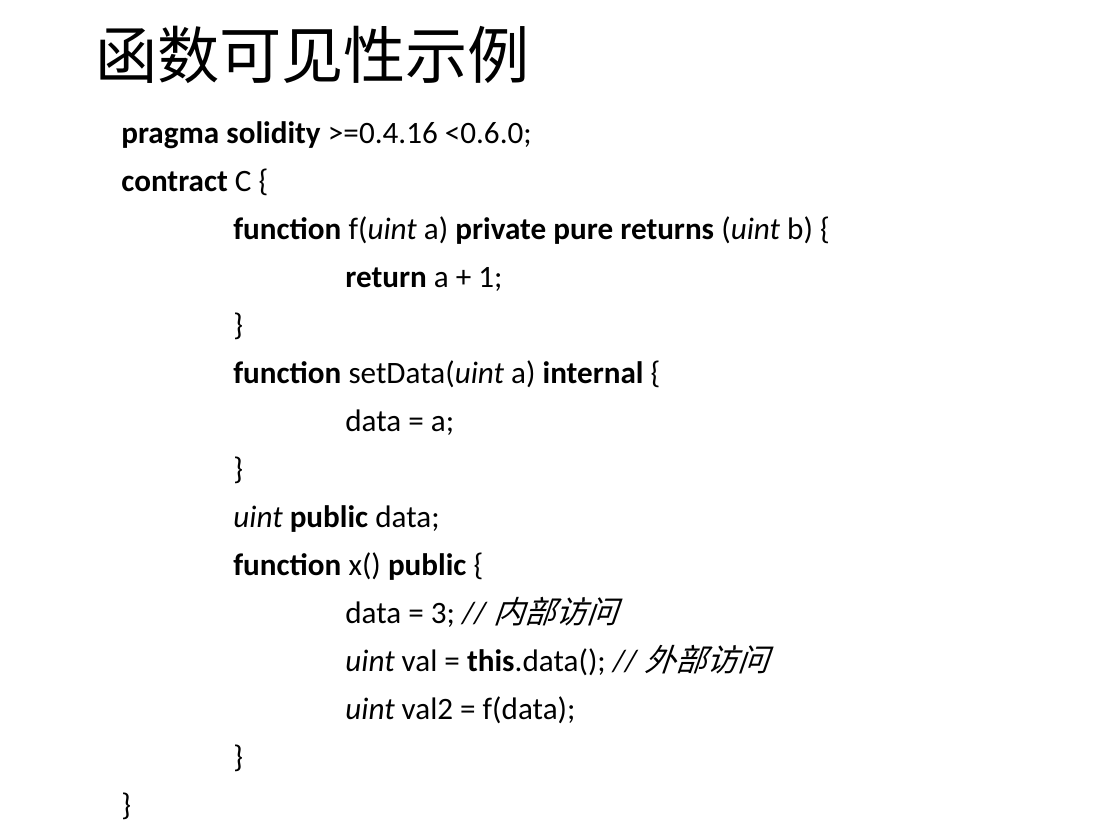
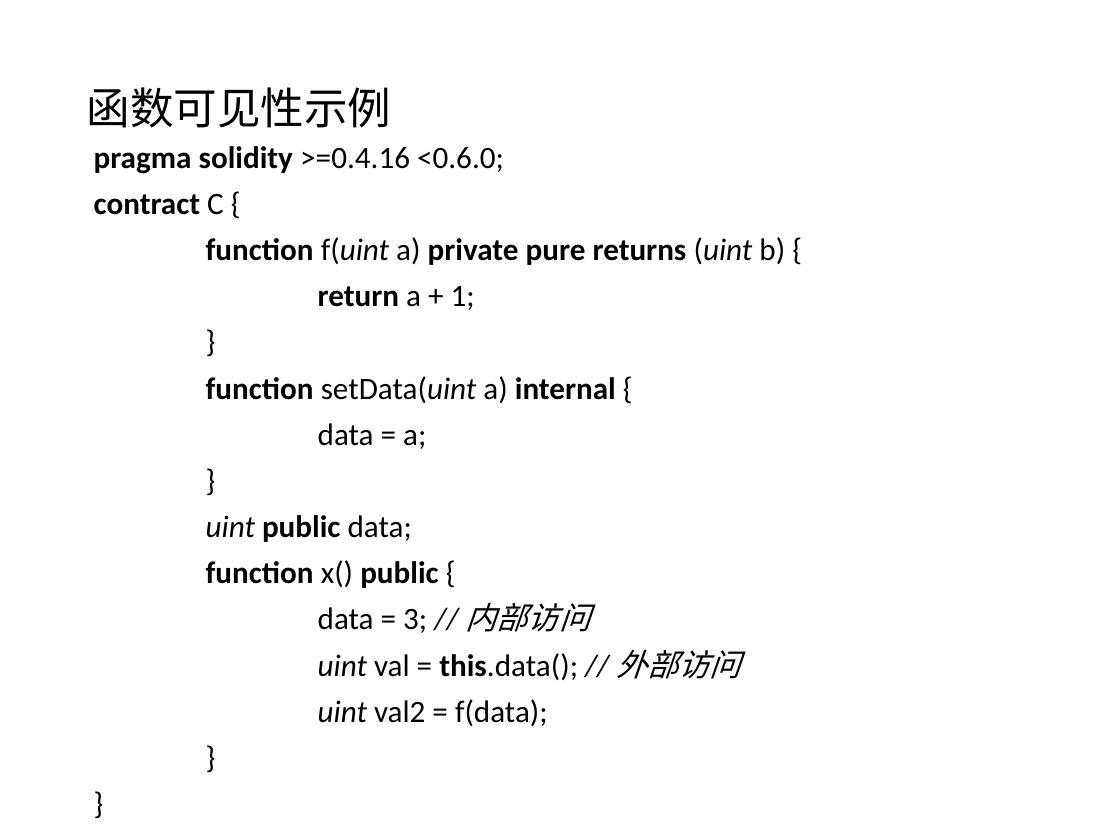
Before and after one commit to confucianzuoyuan/blockchain-tutorial, a slide deck: slide 23 of 以太坊教程/课件/5_2_solidity深入讲解.pptx. Drawn at 1120x840 pixels with LibreOffice and Linux fonts; fonts in the diff are those of the drawing; background and template pictures are left out. Boxes give left, top, right and bottom in pixels: in the first picture for what was removed or moved away, otherwise in the second. Text is boxed around its words. In the diff, an @@ line names an element or a change of style, - is before the commit and + after.

```diff
--- a/以太坊教程/课件/5_2_solidity深入讲解.pptx
+++ b/以太坊教程/课件/5_2_solidity深入讲解.pptx
@@ title "函数可见性示例": place and size @@
-title "函数可见性示例" at (95,25,530,83)
+title "函数可见性示例" at (87,87,392,128)
@@ title "函数可见性示例" at (87,87,392,128): size 40 to 28 pt @@
@@ text "pragma solidity >=0.4.16 <0.6.0;": place and size @@
-text "pragma solidity >=0.4.16 <0.6.0;" at (121,121,813,723)
+text "pragma solidity >=0.4.16 <0.6.0;" at (94,146,785,726)
@@ text "pragma solidity >=0.4.16 <0.6.0;" at (94,146,785,726): line spacing 1.12 to 1.07 @@
```
Also in this commit, not shown: 33 other slides changed, 34 other files.
